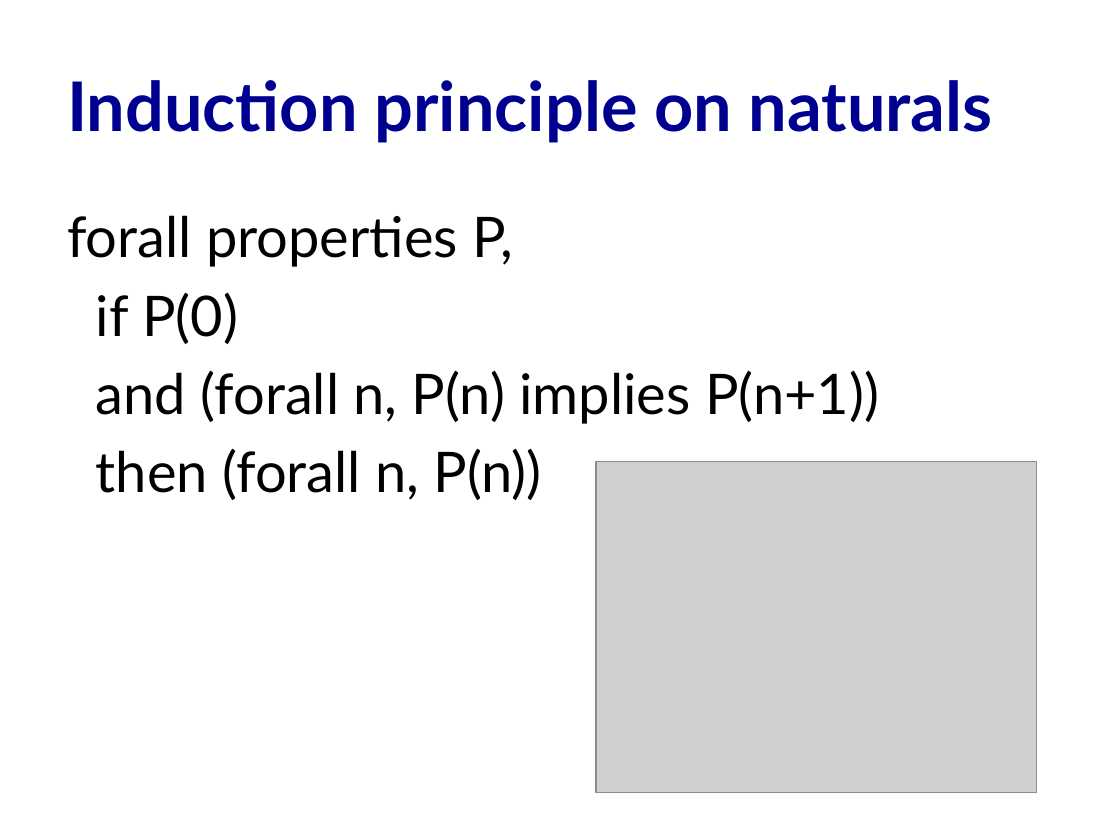
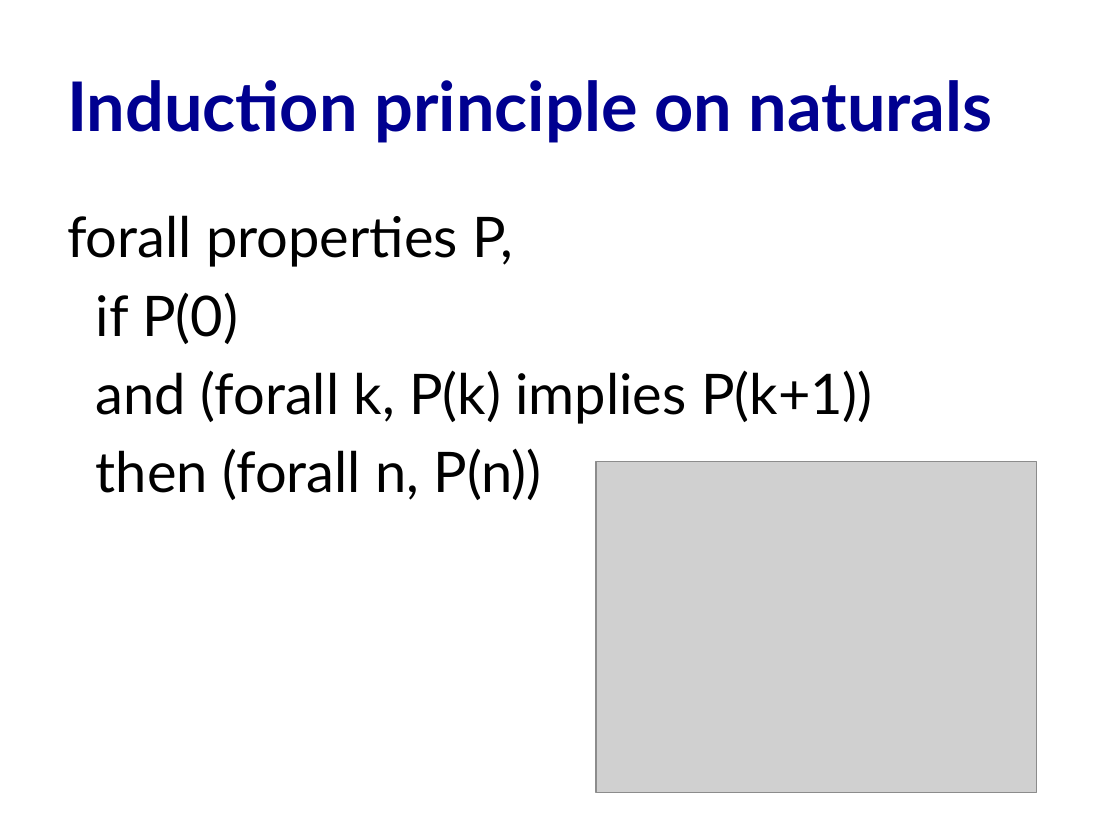
Before and after one commit to cs3110/materials-2019fa, a slide deck: slide 22 of 20-proofs/lec.pptx. Drawn at 1120x840 pixels with LibreOffice and Linux fonts; fonts in the diff are those of the drawing; grey boxes stand for pictures. Boxes give left, top, right and bottom in pixels: in the first picture for what was removed or moved away, otherwise in the second. Text is boxed around its words. In the diff, an @@ line names an element or a change of style, - is before the commit and + after.

Commit message:
Improve statement of induction principle for N

```diff
--- a/20-proofs/lec.pptx
+++ b/20-proofs/lec.pptx
@@ text at (96, 370, 873, 424): text changed @@
-and (forall n, P(n) implies P(n+1))
+and (forall k, P(k) implies P(k+1))
```
Also in this commit, not shown: 1 other file.
